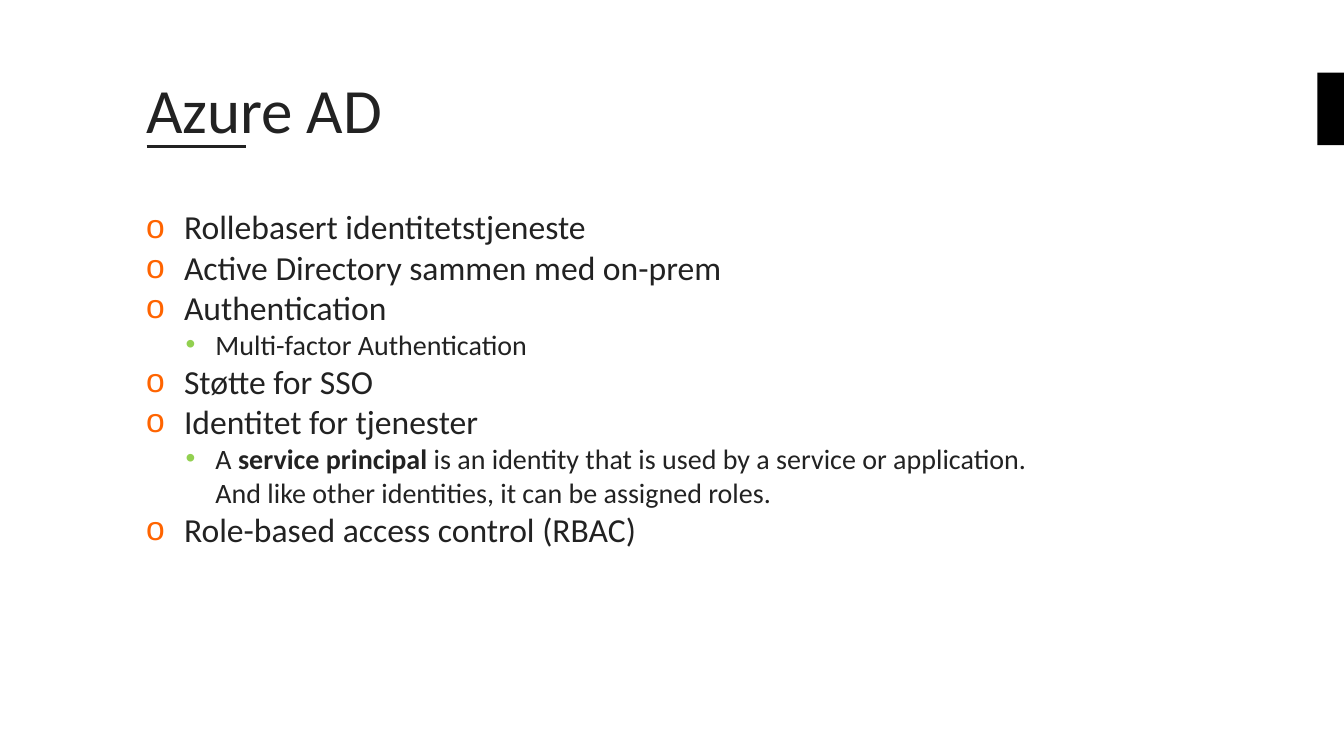
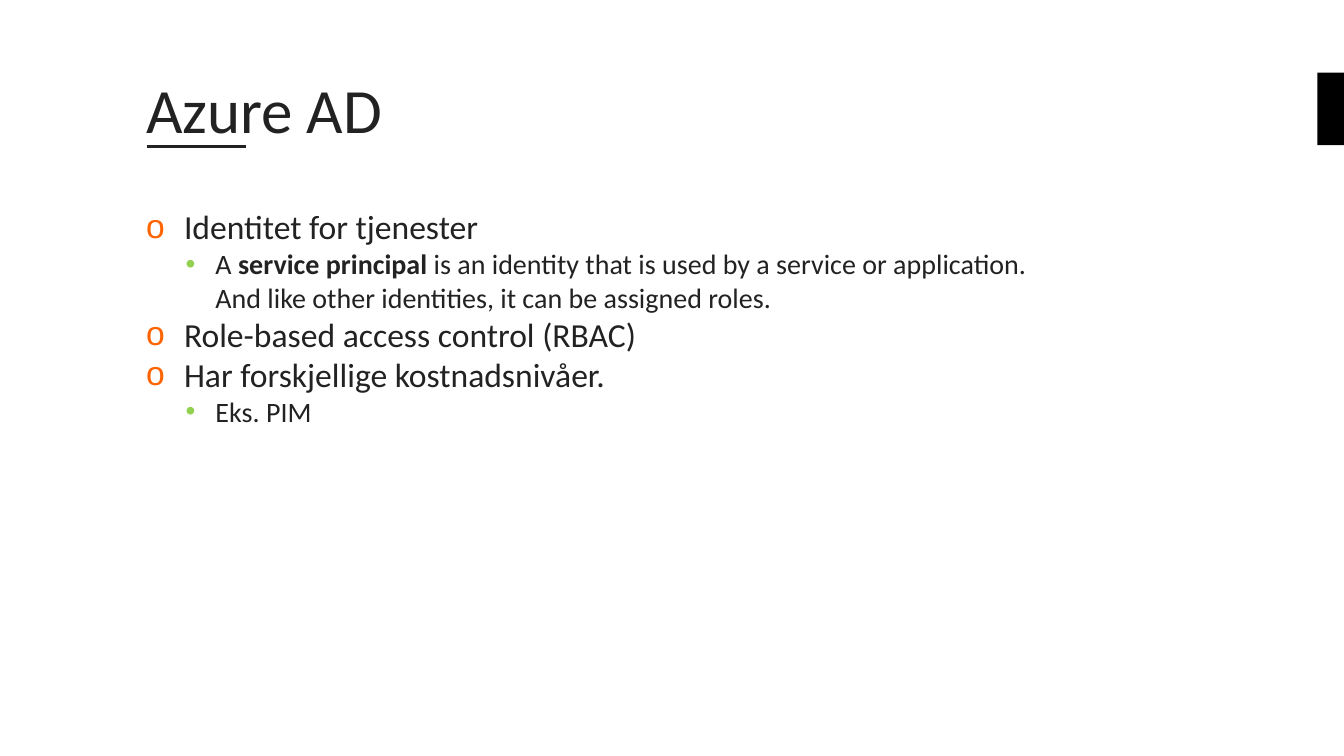
Before and after one commit to bouvet/azure-workshops, a slide deck: slide 13 of Workshop_3/Presentasjon/Azureskolen-Workshop#3.pptx (slide 11 before the commit). Drawn at 1344x756 pixels with LibreOffice and Linux fonts; fonts in the diff are those of the drawing; background and template pictures are left out. Boxes give left, top, right and bottom in pixels: in the first picture for what was removed or moved away, otherwise in the second. Text is boxed around its words. In the diff, an @@ line names an element or a change of style, - is before the commit and + after.

```diff
--- a/Workshop_3/Presentasjon/Azureskolen-Workshop#3.pptx
+++ b/Workshop_3/Presentasjon/Azureskolen-Workshop#3.pptx
@@ text at box(184, 215, 721, 395): paragraphs removed @@
-o Rollebasert identitetstjeneste
-o Active Directory sammen med on-prem
-o Authentication
-  • Multi-factor Authentication
-o Støtte for SSO
@@ text at box(184, 363, 605, 422): paragraphs added @@
+o Har forskjellige kostnadsnivåer.
+  • Eks. PIM
```
Also in this commit, not shown: 3 other slides changed, 5 slides added, 1 slide removed.
